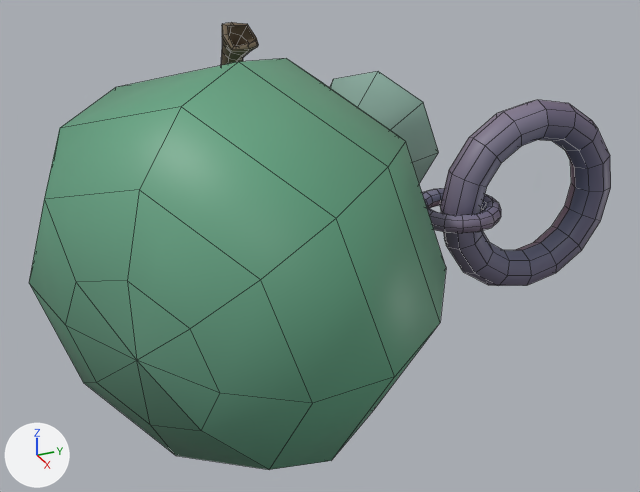
An edit to the FBX model gmtk25/Assets/Art/Models/CharmsBeads/charm_bag.fbx, drawn before and after from the same camera.
One viewpoint serves both versions: a 50 mm lens placed at (3.44, -2.72, 1.66), pointed at (-0.12, -1.11, -0.12). Every picture has the same lights, and +X, +Y and +Z are marked at lower left. Mesh edges are drawn as thin lines. Vertices at the same position are counted once.

The first picture shows 'charm_bag'.
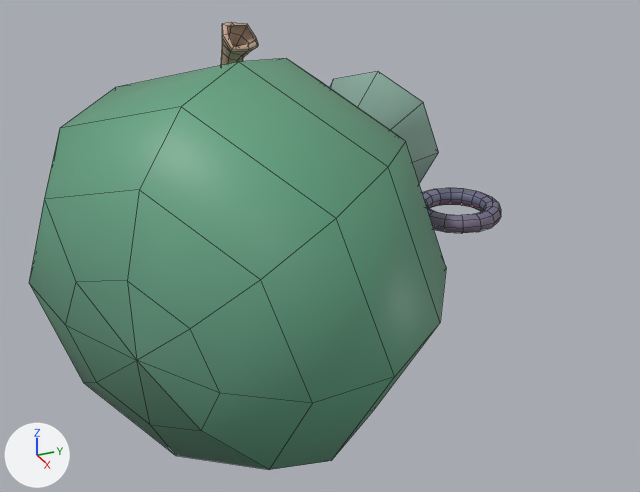
The newer file is also turned or shifted as a whole; pictures and numbers use the older file's frame.

Pixel boxes [x1, y1, x2, y2] of what changed, in the pictures (640 x 492 px):
'charm_bag', reshaped (19% narrower): before [29, 22, 611, 470]; after [29, 22, 501, 470]
part 1 of me_sphere_007, cut back: before [440, 100, 611, 286]; after [471, 196, 486, 211]
part 2 of me_sphere_007, surface changed: [221, 22, 259, 65] in both

Diff of the bpy script that builds the scene:
```diff
--- a/gmtk25/Assets/Art/Models/CharmsBeads/charm_bag.fbx.py
+++ b/gmtk25/Assets/Art/Models/CharmsBeads/charm_bag.fbx.py
@@ me_sphere_007 @@
 # used by ob_charm_bag; location = (0.0, 0.0, 0.0)
-me_sphere_007.from_pydata(...)  # 536 vertices, 522 faces; spans x -1.11..0.93, y -2.46..0.51, z -0.99..0.88
+me_sphere_007.from_pydata(...)  # 408 vertices, 394 faces; spans x -1.11..0.93, y -2.46..-0.21, z -0.99..0.88
+# me_sphere_007 part 1
+# 128 vertices are removed from x -0.1..0.1, y -0.51..0.51, z -0.51..0.51
+# 132 faces are deleted
+# 1 vertex moves within x 0.0, y -0.3, z 0.0
+# 4 new faces join them
+# me_sphere_007 part 2: 186 kept faces spanning x -1.11..-0.25, y -1.43..-0.32, z -0.19..0.88 get new texture (UV) coordinates
 me_sphere_007.materials.append(mat_m_masterpalette)
```
